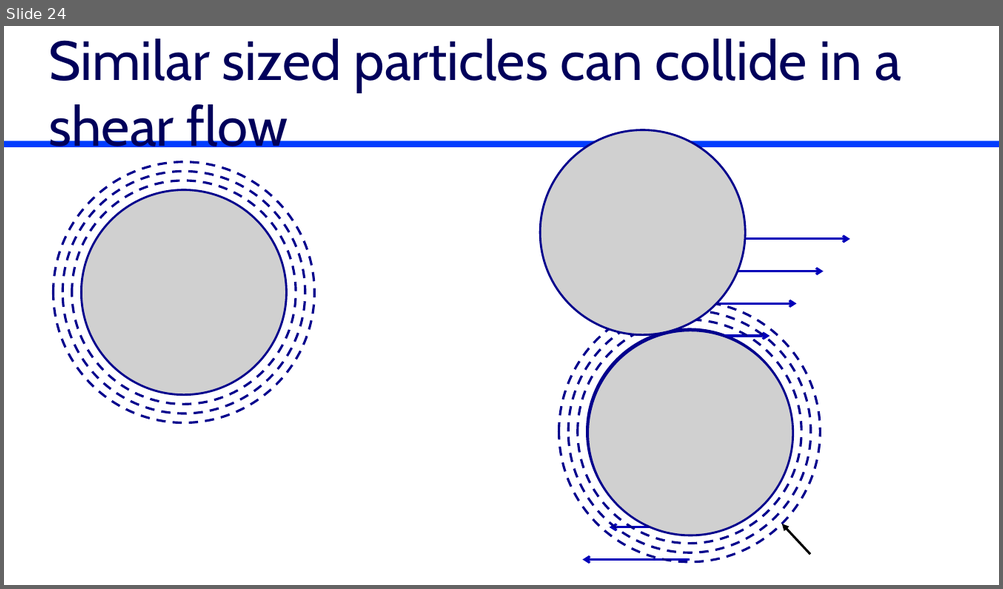
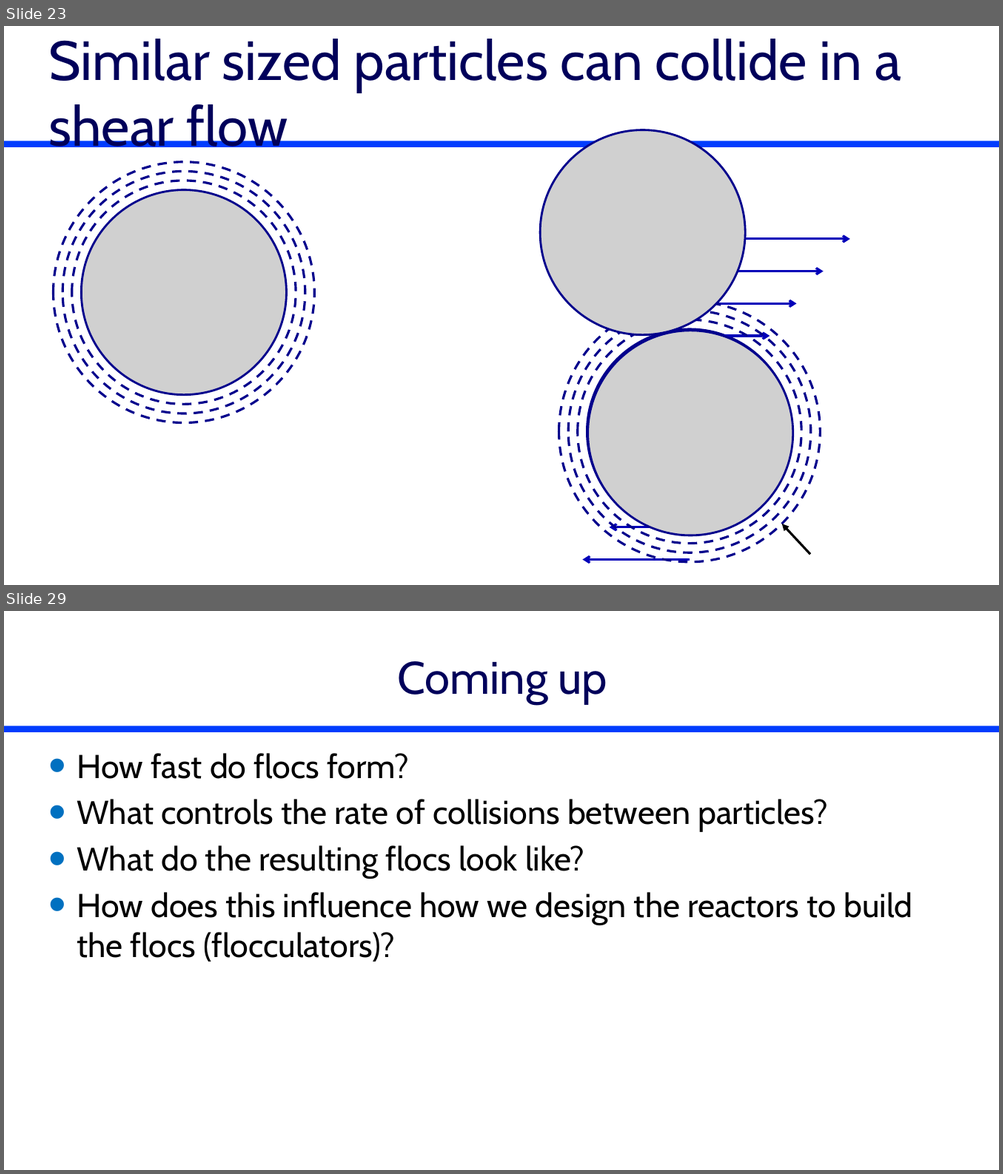
Before and after one commit to monroews/CEE4520Lectures, a slide deck: Flocculation Introduction.pptx. Shown one above the other, each under a label of ours: slide 24 before the commit, slides 23 and 29 after it; the slides between them are not shown. The pictures are 1003x589 and 1003x1174 pixels, drawn with LibreOffice and Linux fonts; fonts in the diff are those of the drawing; grey boxes stand for pictures; background and template pictures are left out. Boxes give left, top, right and bottom in pixels: in the first picture for what was removed or moved away, otherwise in the second. Text is boxed around its words. In the diff, an @@ line names an element or a change of style, - is before the commit and + after.

```diff
--- a/Flocculation Introduction.pptx
+++ b/Flocculation Introduction.pptx
@@ slide 29 added at [4,611,999,1170], background #FFFFFF; not listed: 1 template element that a slide beside it also shows @@
@@ title added at [398,661,608,704], 44 pt, text #00005A @@
+Coming up
@@ text added at [77,753,912,962], 32 pt, text #000000 @@
+• How fast do flocs form?
+• What controls the rate of collisions between particles?
+• What do the resulting flocs look like?
+• How does this influence how we design the reactors to build the flocs (flocculators)?
@@ what was slide 24 is now slide 23 @@
```
Also in this commit, not shown: 9 slides changed, 4 other slides added, 5 slides removed.
